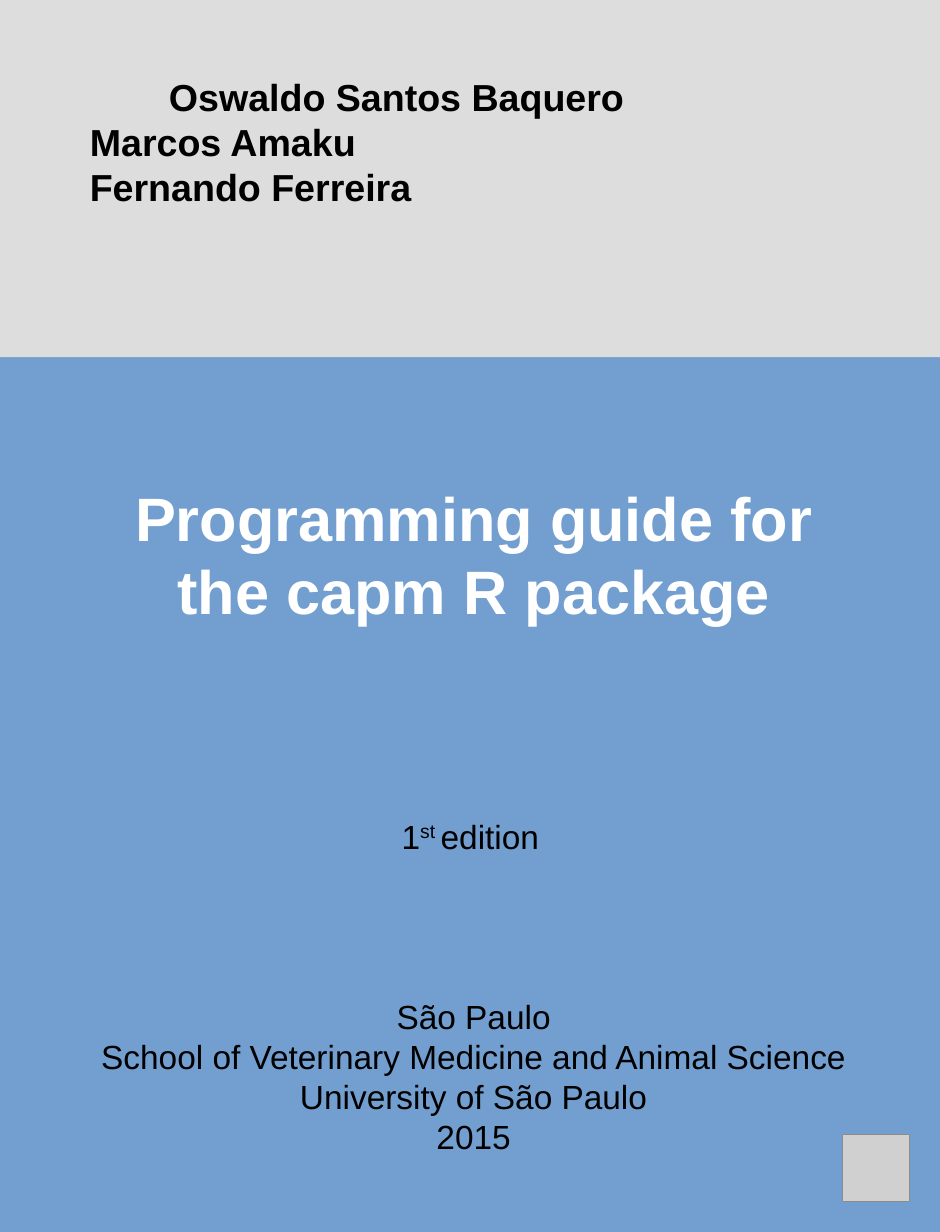
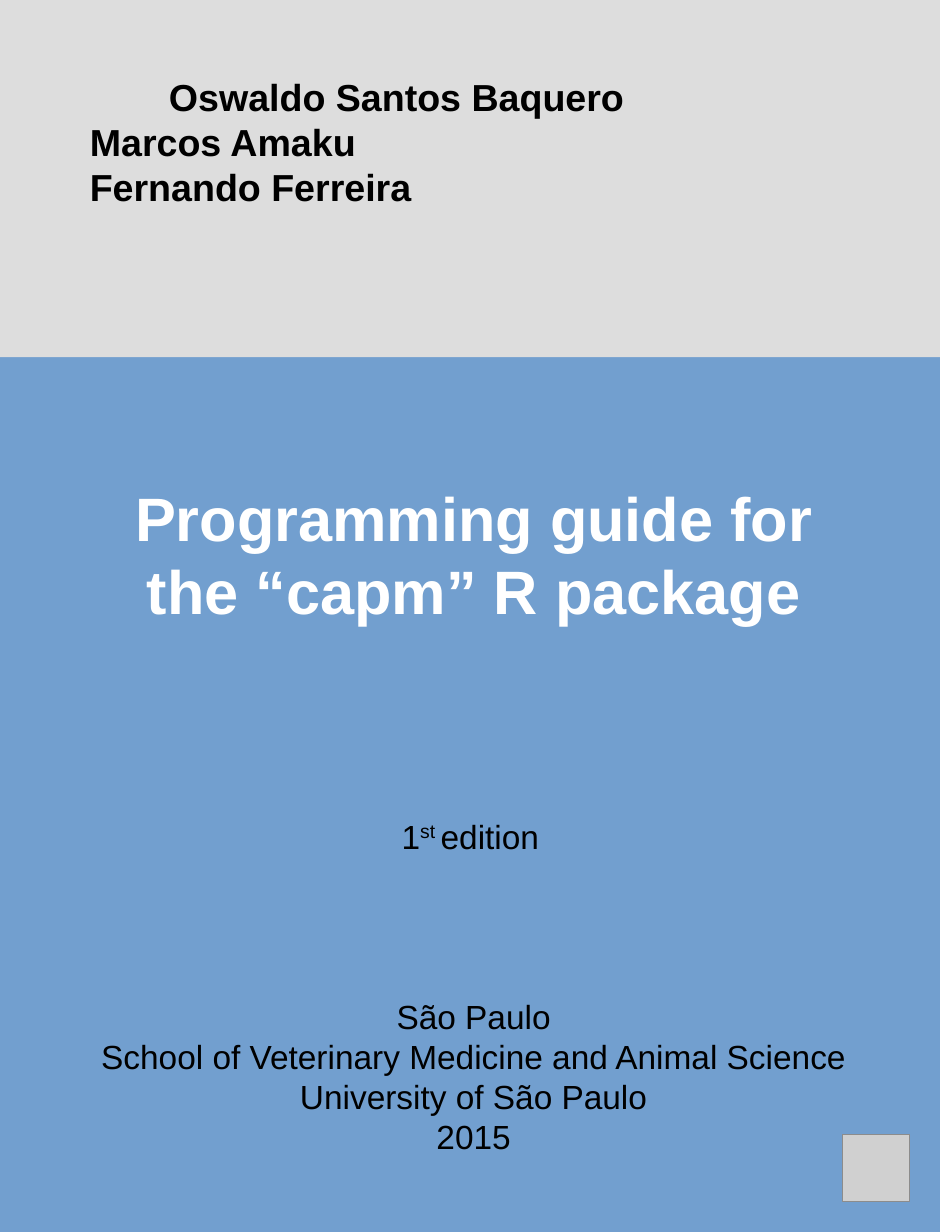
Before and after one commit to eduardocpacheco99/programming-guide-for-the-capm-r-package, a slide deck: slide 1 of cover.odp. Drawn at 940x1232 pixels with LibreOffice and Linux fonts; fonts in the diff are those of the drawing; grey boxes stand for pictures. Boxes give left, top, right and bottom in pixels: in the first picture for what was removed or moved away, otherwise in the second. Text is boxed around its words. In the diff, an @@ line names an element or a change of style, - is before the commit and + after.

```diff
--- a/cover.odp
+++ b/cover.odp
@@ text at (x1=135, y1=496, x2=812, y2=625): text changed @@
-Programming guide for the capm R package
+Programming guide for the “capm” R package
```
Also in this commit, not shown: 5 other files.
